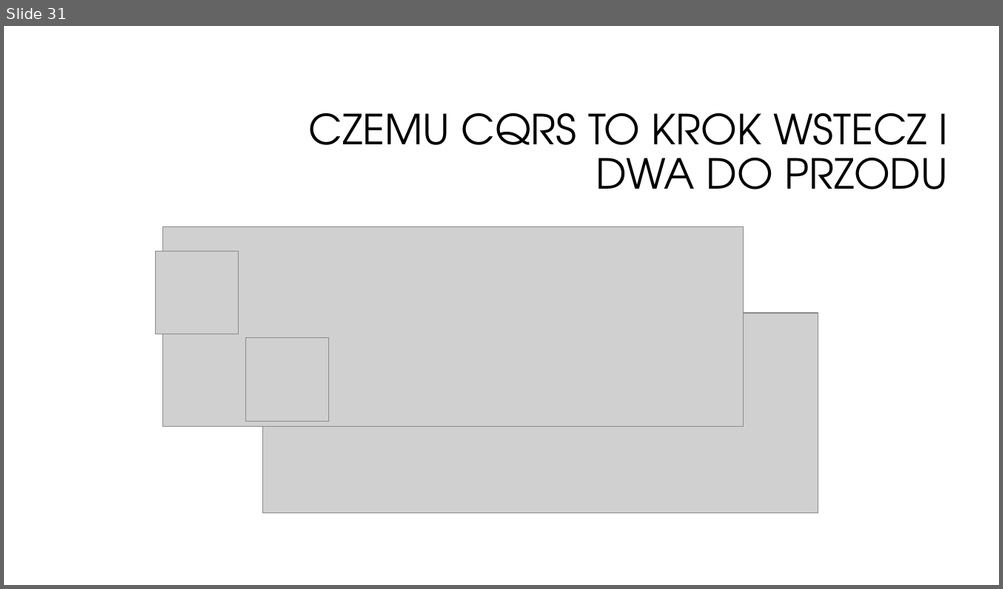
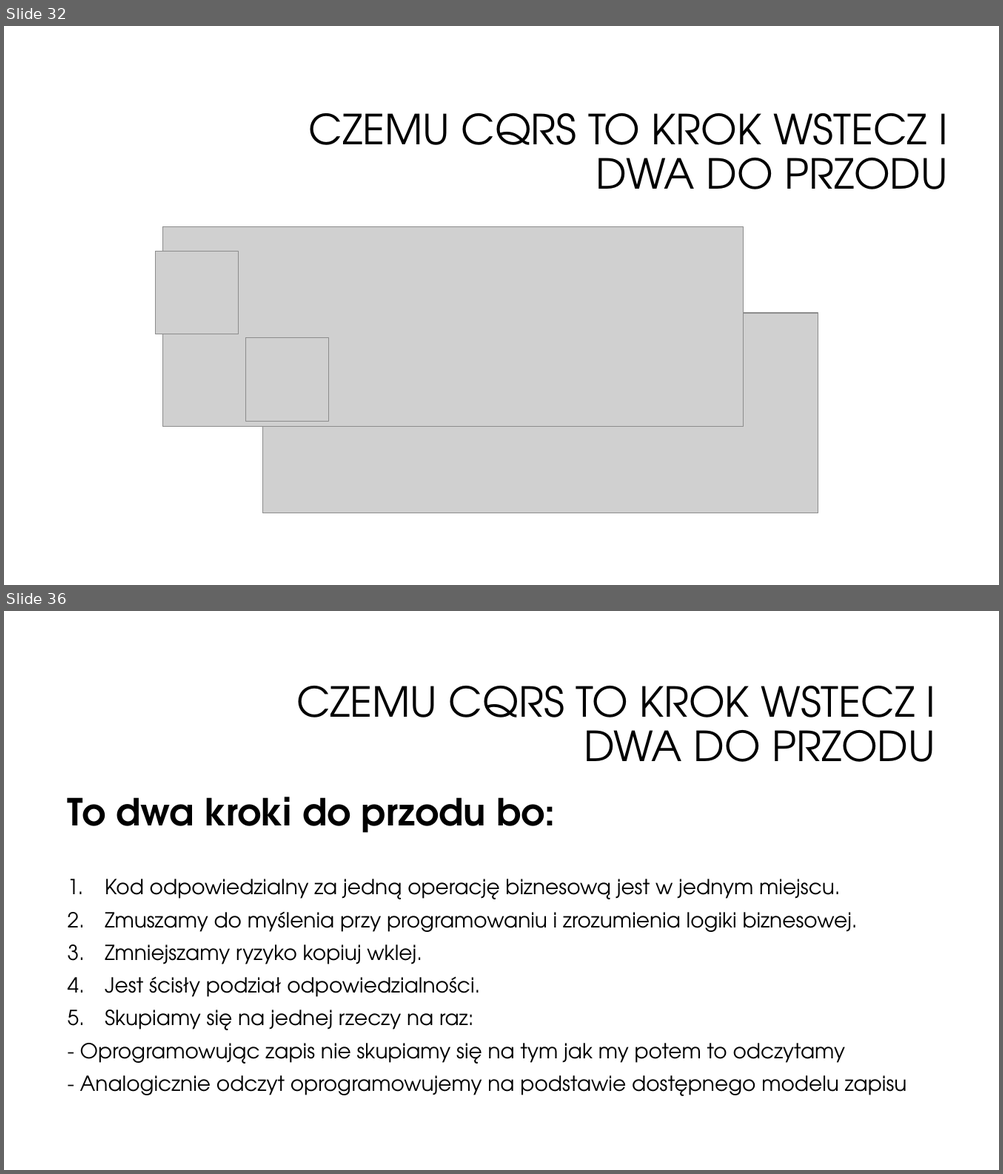
Before and after one commit to oskardudycz/EventSourcing.NetCore, a slide deck: Slides.pptx. Shown one above the other, each under a label of ours: slide 31 before the commit, slides 32 and 36 after it; the slides between them are not shown. The pictures are 1003x589 and 1003x1174 pixels, drawn with LibreOffice and Linux fonts; fonts in the diff are those of the drawing; grey boxes stand for pictures; background and template pictures are left out. Boxes give left, top, right and bottom in pixels: in the first picture for what was removed or moved away, otherwise in the second. Text is boxed around its words. In the diff, an @@ line names an element or a change of style, - is before the commit and + after.

Commit message:
CQRS slides ready

```diff
--- a/Slides.pptx
+++ b/Slides.pptx
@@ slide 36 added at [4, 611, 999, 1170], background #FFFFFF @@
@@ title added at [296, 686, 935, 762], 40 pt, text #000000 @@
+CZEMU CQRS TO KROK WSTECZ I DWA DO PRZODU
@@ text added at [68, 797, 907, 1096], 20 pt, text #000000 @@
+To dwa kroki do przodu bo:
+1. Kod odpowiedzialny za jedną operację biznesową jest w jednym miejscu.
+2. Zmuszamy do myślenia przy programowaniu i zrozumienia logiki biznesowej.
+3. Zmniejszamy ryzyko kopiuj wklej.
+4. Jest ścisły podział odpowiedzialności.
+5. Skupiamy się na jednej rzeczy na raz:
+- Oprogramowując zapis nie skupiamy się na tym jak my potem to odczytamy
+- Analogicznie odczyt oprogramowujemy na podstawie dostępnego modelu zapisu
@@ what was slide 31 is now slide 32 @@
```
Also in this commit, not shown: 2 slides changed, 6 other slides added.
